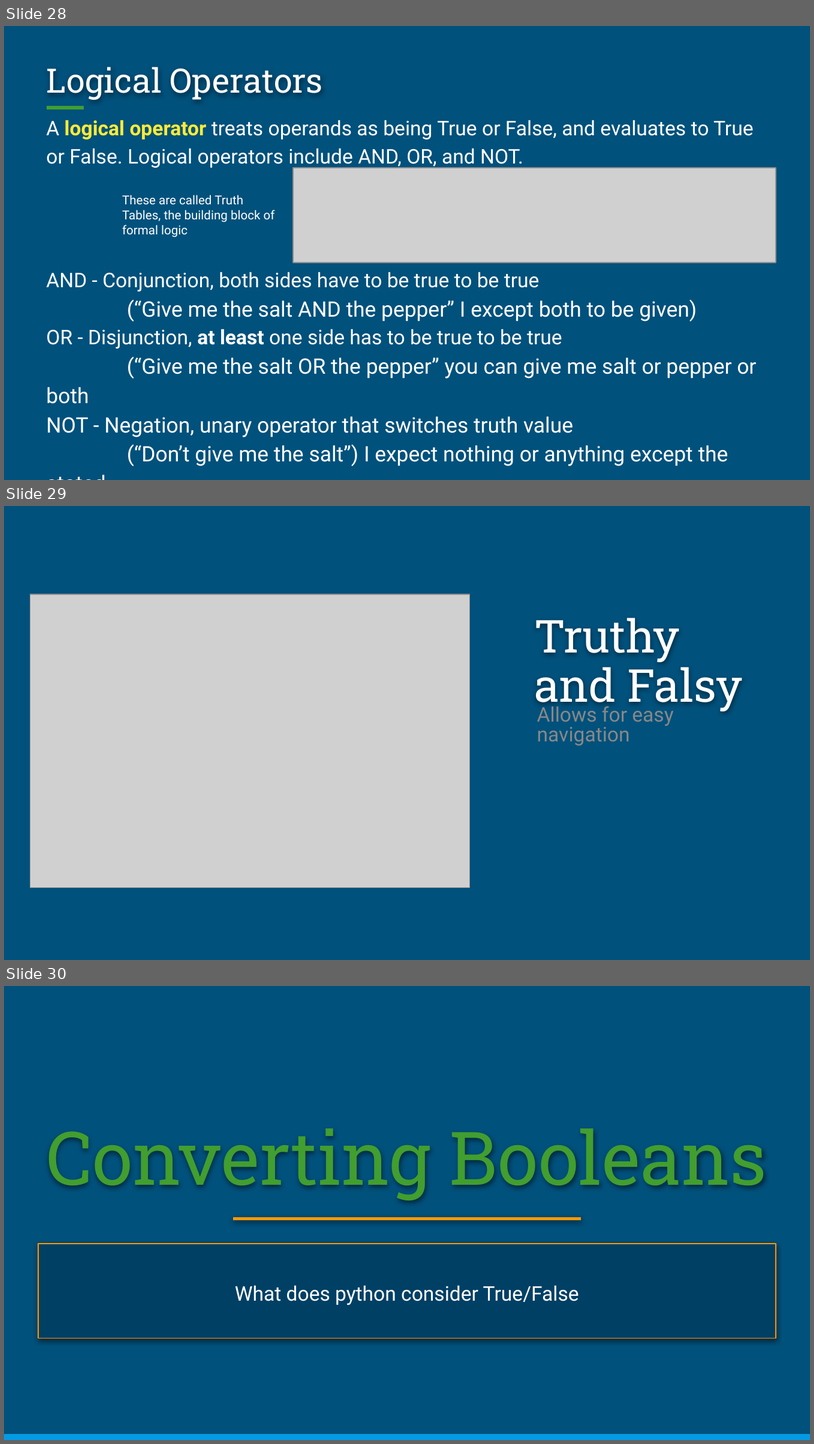
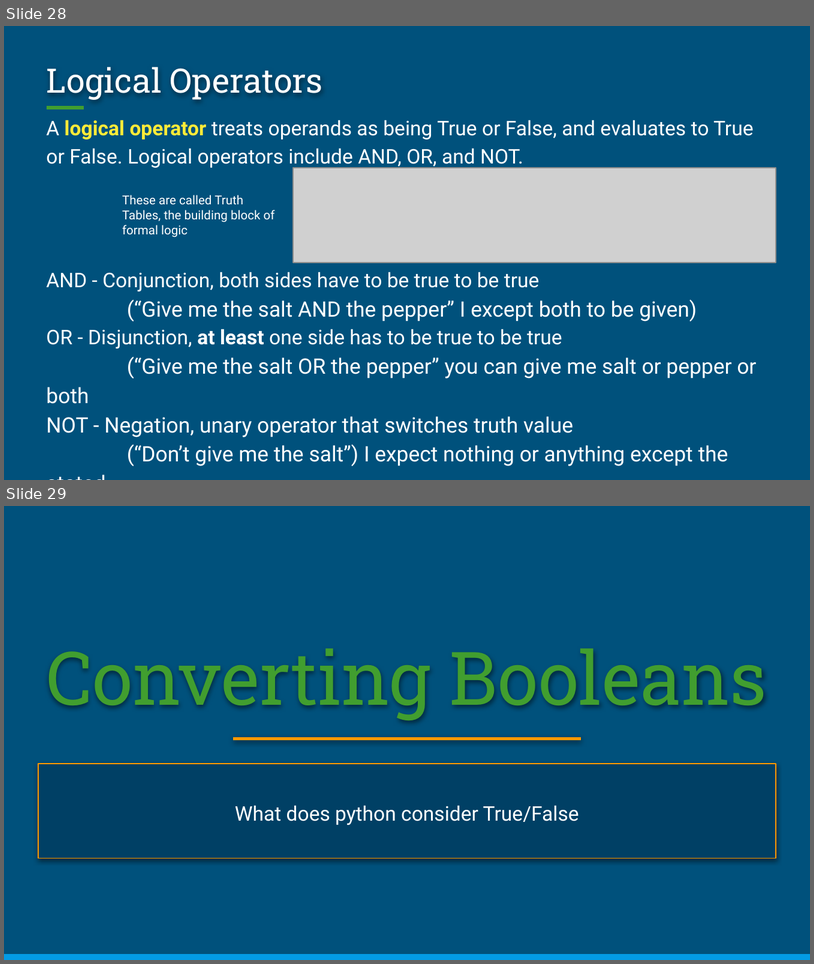
Before and after one commit to CICS110/CICS110.github.io, a slide deck: main/lectures/05-booleans-and-assert/Lecture_5_Cole.pptx. Shown one above the other, each under a label of ours: slides 28, 29 and 30 before the commit, slides 28 and 29 after it. The pictures are 814x1444 and 814x964 pixels, drawn with LibreOffice and Linux fonts; fonts in the diff are those of the drawing; grey boxes stand for pictures. Boxes give left, top, right and bottom in pixels: in the first picture for what was removed or moved away, otherwise in the second. Text is boxed around its words. In the diff, an @@ line names an element or a change of style, - is before the commit and + after.

Commit message:
updated cole lecture 5 slides

```diff
--- a/main/lectures/05-booleans-and-assert/Lecture_5_Cole.pptx
+++ b/main/lectures/05-booleans-and-assert/Lecture_5_Cole.pptx
@@ slide 29 removed at bbox=[4, 506, 810, 960], background #00517C @@
@@ picture removed at bbox=[30, 594, 470, 888] @@
@@ title removed at bbox=[534, 618, 743, 712] @@
-Truthy and Falsy
@@ text removed at bbox=[537, 706, 674, 745] @@
-Allows for easy navigation
@@ what was slide 30 is now slide 29 @@
```
